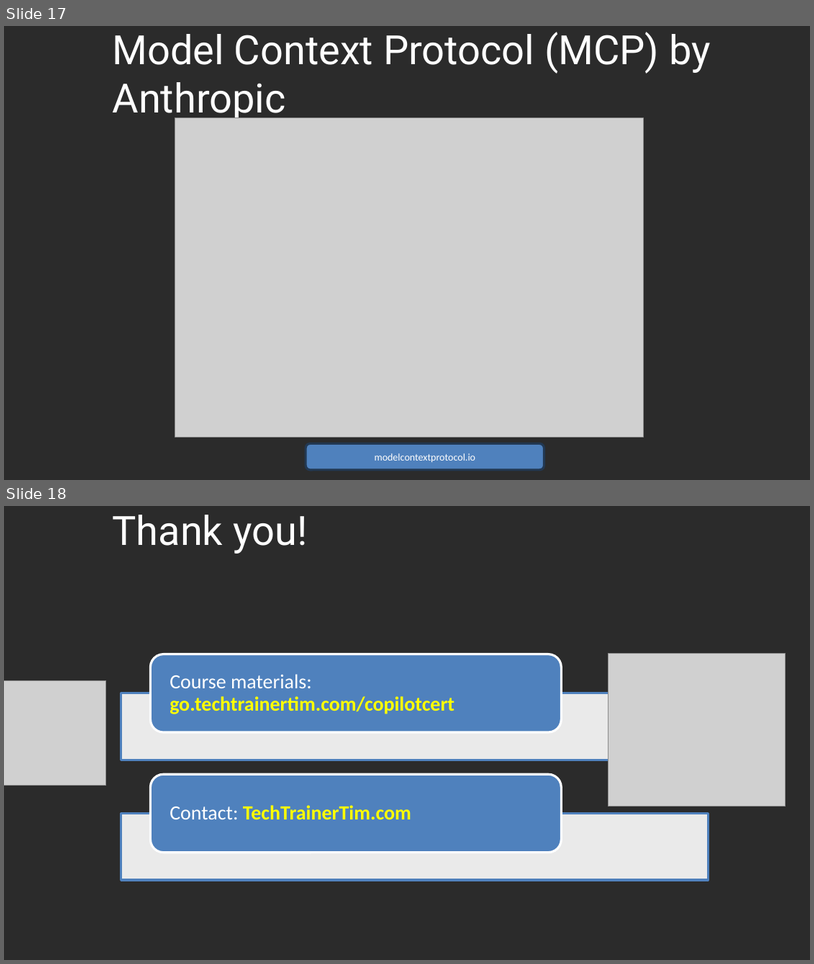
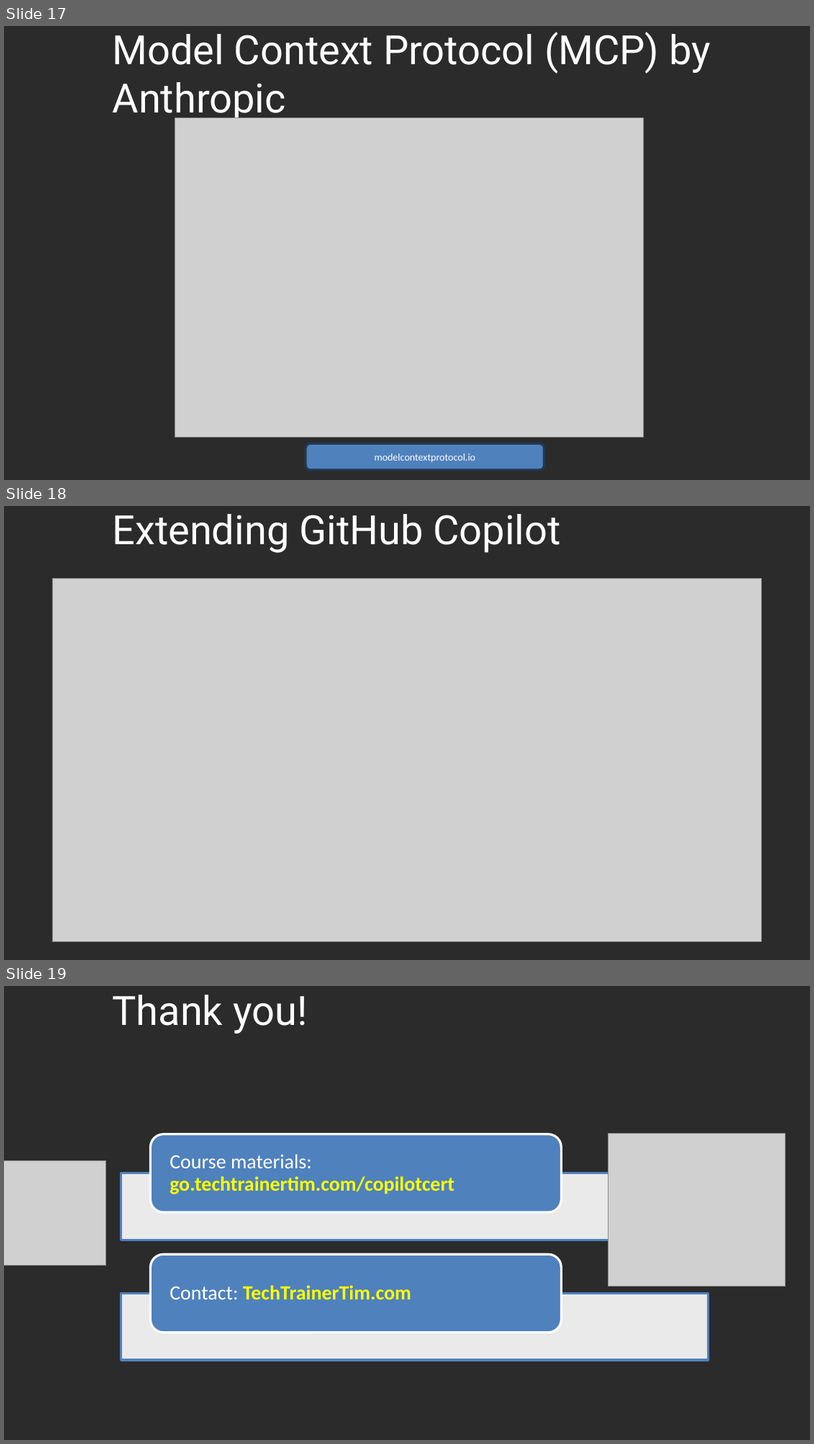
Before and after one commit to timothywarner-org/copilot-cert-prep, a slide deck: course-materials/warner-github-cert-prep.pptx. Shown one above the other, each under a label of ours: slides 17 and 18 before the commit, slides 17, 18 and 19 after it. The pictures are 814x964 and 814x1444 pixels, drawn with LibreOffice and Linux fonts; fonts in the diff are those of the drawing; grey boxes stand for pictures; background and template pictures are left out; a plain dark background stands for a picture behind light text. Boxes give left, top, right and bottom in pixels: in the first picture for what was removed or moved away, otherwise in the second. Text is boxed around its words. In the diff, an @@ line names an element or a change of style, - is before the commit and + after.

```diff
--- a/course-materials/warner-github-cert-prep.pptx
+++ b/course-materials/warner-github-cert-prep.pptx
@@ slide 18 added at (x1=4, y1=506, x2=810, y2=960), background picture (left out) @@
@@ title added at (x1=112, y1=514, x2=561, y2=553), 36 pt, text #FFFFFF @@
+Extending GitHub Copilot
@@ picture added at (x1=52, y1=579, x2=762, y2=942) @@
@@ what was slide 18 is now slide 19 @@
```
Also in this commit, not shown: 16 other files.
